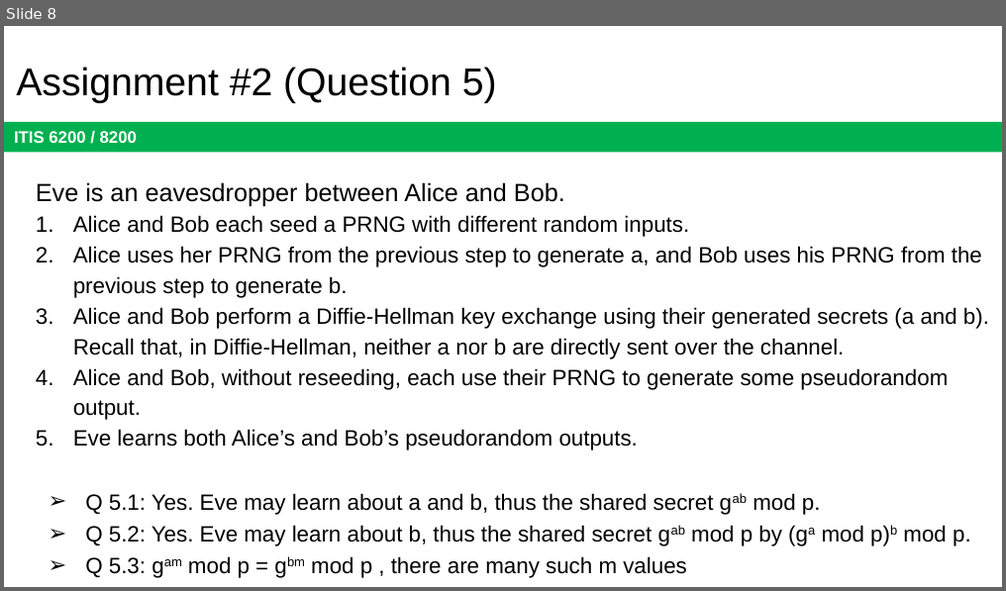
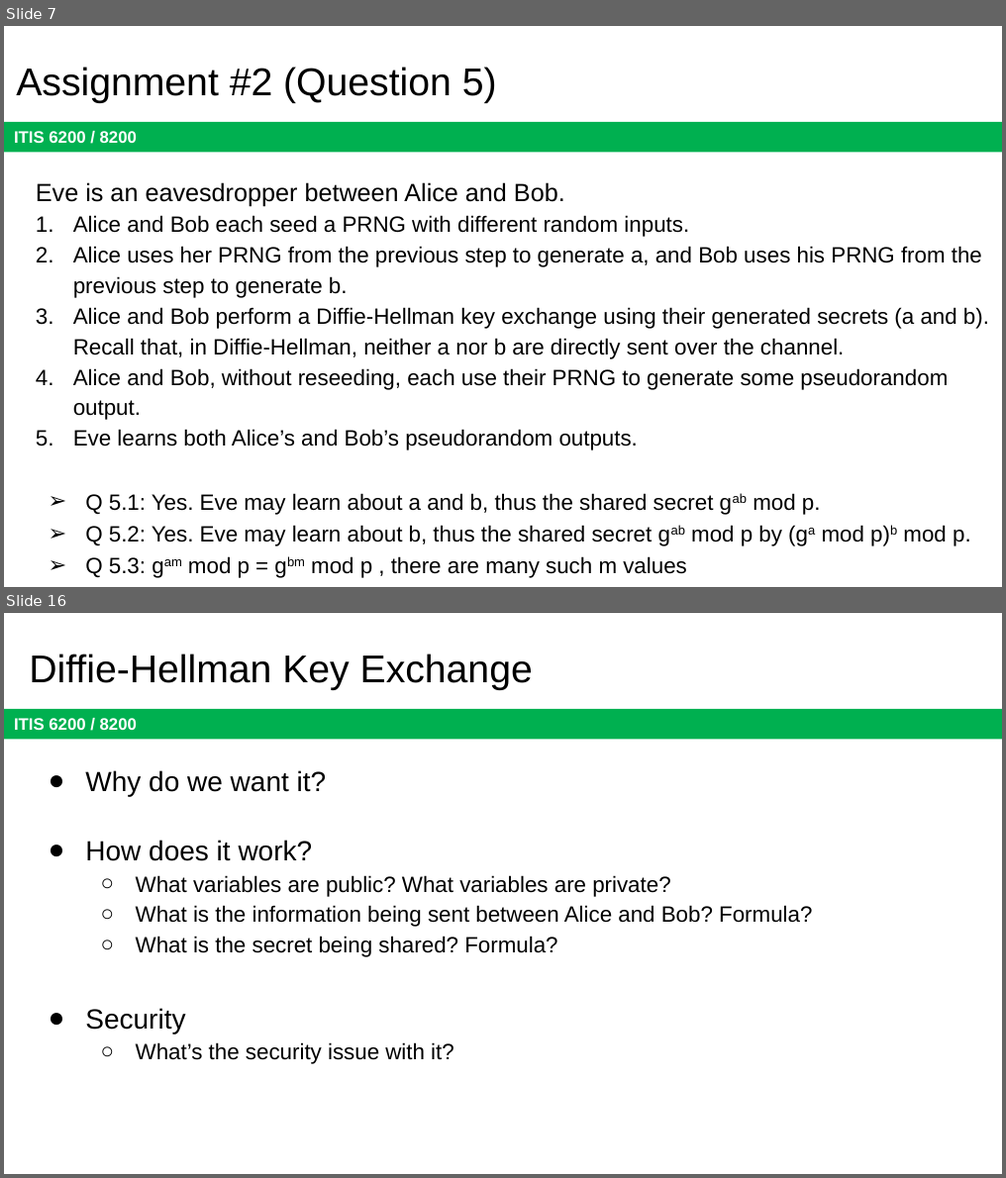
Before and after one commit to jx5c/github.io, a slide deck: teaching/ITIS6200/2023fa/lectures/Midterm.review.pptx. Shown one above the other, each under a label of ours: slide 8 before the commit, slides 7 and 16 after it; the slides between them are not shown. The pictures are 1006x591 and 1006x1178 pixels, drawn with LibreOffice and Linux fonts; fonts in the diff are those of the drawing. Boxes give left, top, right and bottom in pixels: in the first picture for what was removed or moved away, otherwise in the second. Text is boxed around its words. In the diff, an @@ line names an element or a change of style, - is before the commit and + after.

```diff
--- a/teaching/ITIS6200/2023fa/lectures/Midterm.review.pptx
+++ b/teaching/ITIS6200/2023fa/lectures/Midterm.review.pptx
@@ slide 16 added at box(4, 613, 1002, 1174), background #FFFFFF; not listed: 1 template element that a slide beside it also shows @@
@@ title added at box(29, 654, 533, 690), 28 pt, text #000000 @@
+Diffie-Hellman Key Exchange
@@ text added at box(85, 770, 812, 1064), 16 pt, text #000000 @@
+● Why do we want it?
+● How does it work?
+  ○ What variables are public? What variables are private?
+  ○ What is the information being sent between Alice and Bob? Formula?
+  ○ What is the secret being shared? Formula?
+● Security
+  ○ What’s the security issue with it?
@@ what was slide 8 is now slide 7 @@
```
Also in this commit, not shown: 1 slide changed, 11 other slides added, 3 slides removed, 2 other files.
